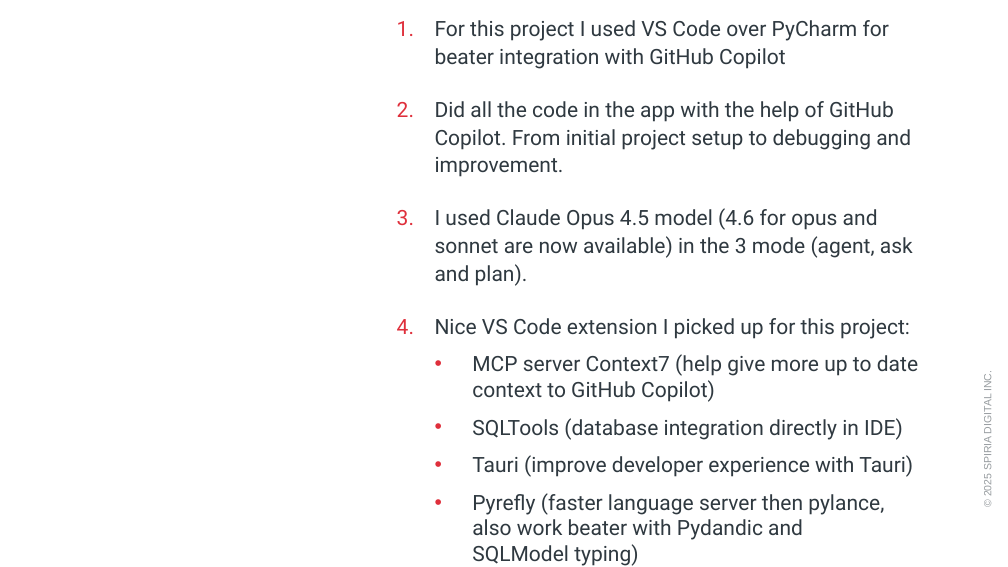
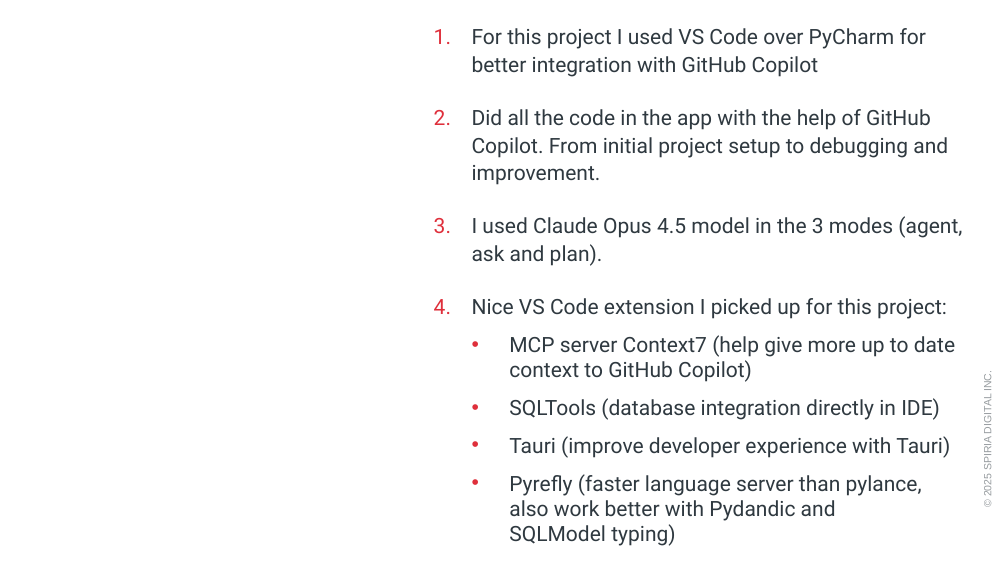
Before and after one commit to willibix/chatbot-base, a slide deck: slide 8 of Libraries exploration through a basic multiplatform chatbot app.pptx. Drawn at 1008x567 pixels with LibreOffice and Linux fonts; fonts in the diff are those of the drawing; background and template pictures are left out. Boxes give left, top, right and bottom in pixels: in the first picture for what was removed or moved away, otherwise in the second. Text is boxed around its words. In the diff, an @@ line names an element or a change of style, - is before the commit and + after.

Commit message:
Updated my presentation.

```diff
--- a/Libraries exploration through a basic multiplatform chatbot app.pptx
+++ b/Libraries exploration through a basic multiplatform chatbot app.pptx
@@ text "For this project I used ...": place and size @@
-text "For this project I used ..." at (435, 20, 918, 566)
+text "For this project I used ..." at (472, 28, 962, 546)
@@ text at (472, 28, 926, 77): text changed @@
-1. For this project I used VS Code over PyCharm for beater integration with GitHub Copilot
+1. For this project I used VS Code over PyCharm for better integration with GitHub Copilot
@@ text at (472, 216, 962, 266): text changed @@
-3. I used Claude Opus 4.5 model (4.6 for opus and sonnet are now available) in the 3 mode (agent, ask and plan).
+3. I used Claude Opus 4.5 model in the 3 modes (agent, ask and plan).
@@ text at (509, 474, 922, 546): text changed @@
-  • Pyrefly (faster language server then pylance, also work beater with Pydandic and
-    SQLModel typing)
+  • Pyrefly (faster language server than pylance, also work better with Pydandic and
+    SQLModel typing)
```
Also in this commit, not shown: 6 other slides changed.
